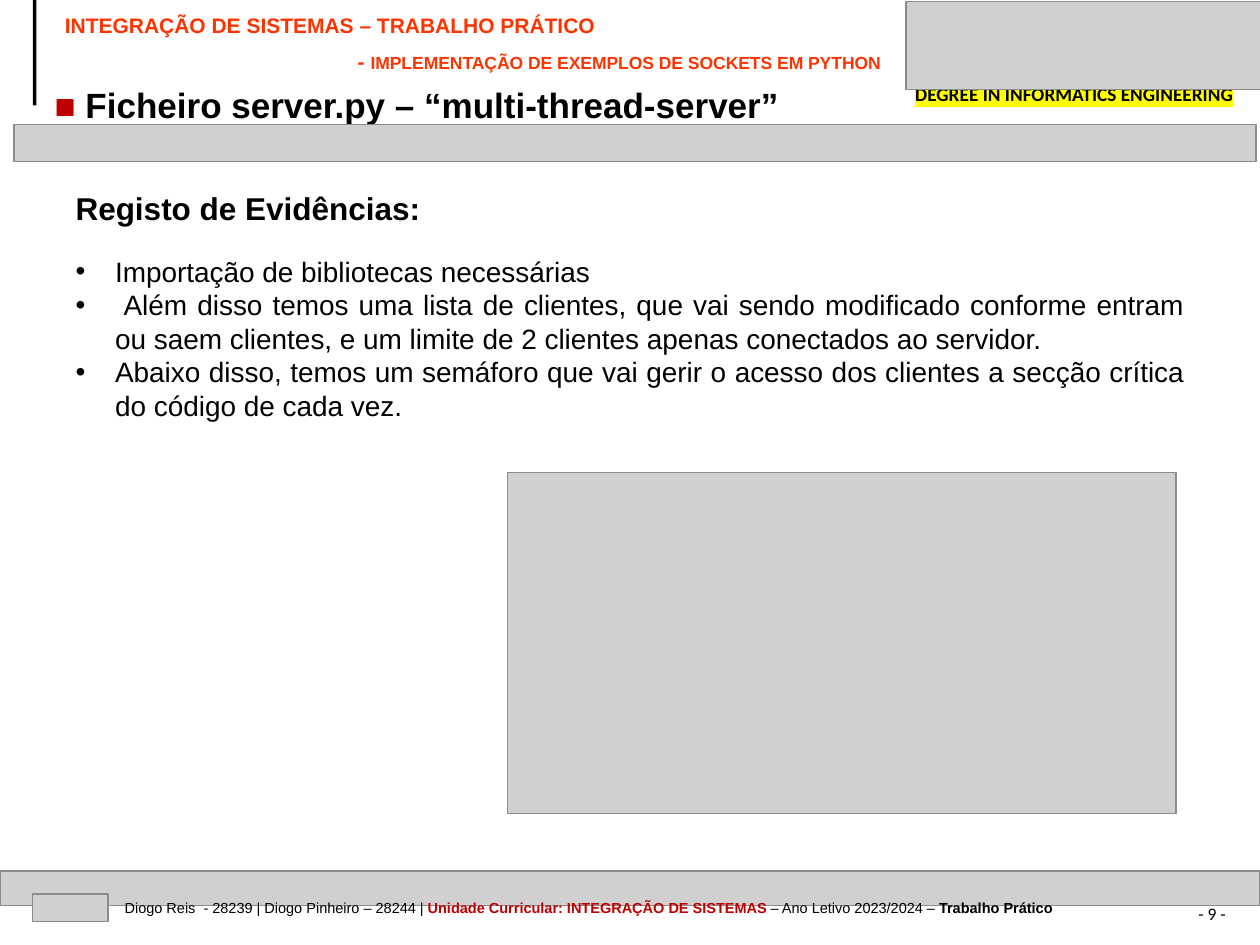
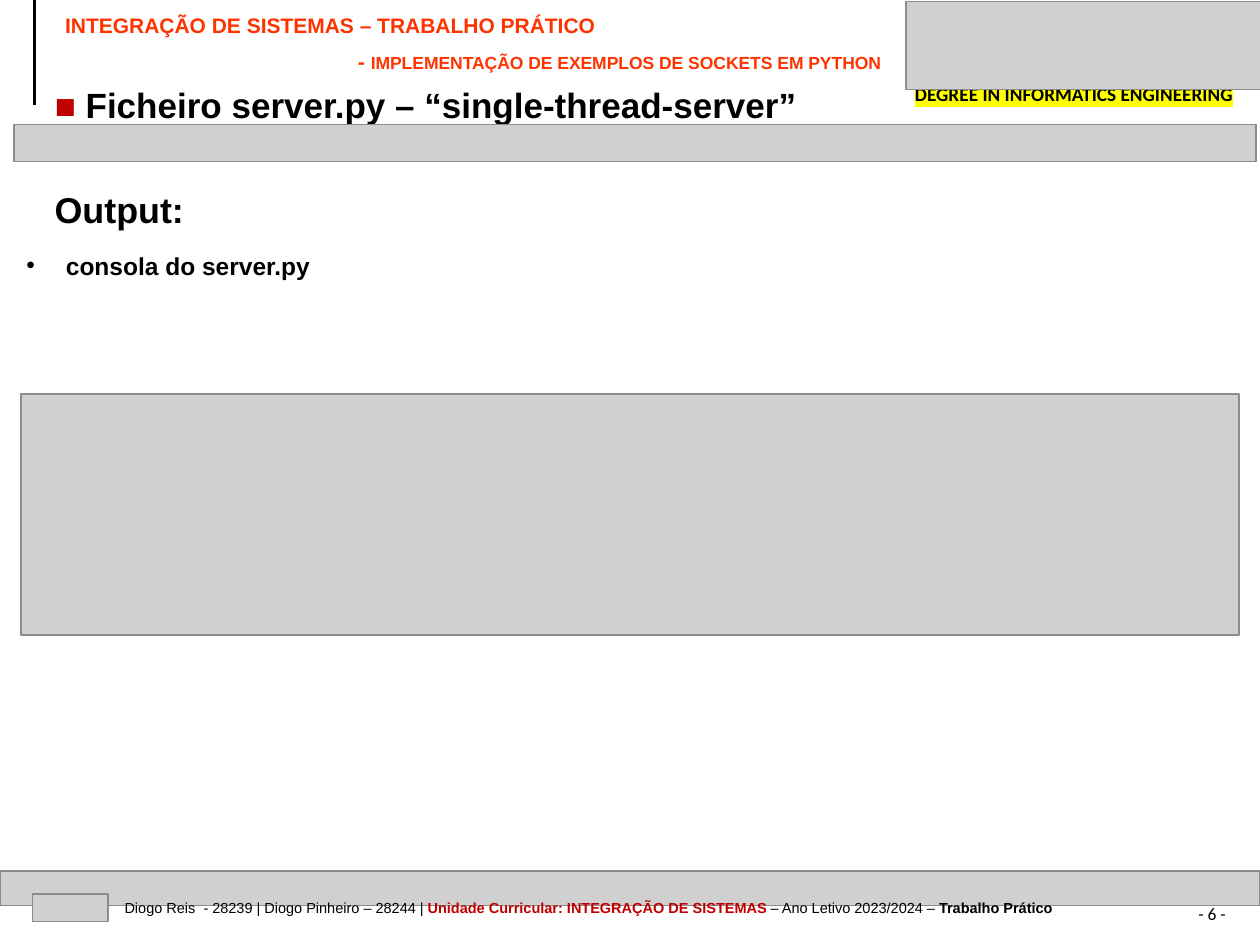
Before and after one commit to devdp11/socket_thread_conn-project, a slide deck: slide 6 of IPVC-EI-TP-SOCKETS-28244-28239.pptx (slide 9 before the commit). Drawn at 1260x945 pixels with LibreOffice and Linux fonts; fonts in the diff are those of the drawing; grey boxes stand for pictures. Boxes give left, top, right and bottom in pixels: in the first picture for what was removed or moved away, otherwise in the second. Text is boxed around its words. In the diff, an @@ line names an element or a change of style, - is before the commit and + after.

```diff
--- a/IPVC-EI-TP-SOCKETS-28244-28239.pptx
+++ b/IPVC-EI-TP-SOCKETS-28244-28239.pptx
@@ text "INTEGRAÇÃO DE SISTEMAS – TRABALHO ..." at (65, 16, 881, 73): less space between paragraphs; more space between paragraphs @@
@@ text at (86, 92, 796, 124): text changed @@
-■ Ficheiro server.py – “multi-thread-server”
+■ Ficheiro server.py – “single-thread-server”
@@ text added at (55, 198, 184, 230), 20.5 pt, text #000000, bold @@
+Output:
@@ text removed at (76, 196, 420, 226) @@
-Registo de Evidências:
@@ text added at (66, 257, 310, 280), 14 pt, text #000000, bold @@
+• consola do server.py
@@ text removed at (115, 261, 1184, 421) @@
-• Importação de bibliotecas necessárias
-• Além disso temos uma lista de clientes, que vai sendo modificado conforme entram ou saem clientes, e um limite de 2 clientes apenas conectados ao servidor.
-• Abaixo disso, temos um semáforo que vai gerir o acesso dos clientes a secção crítica do código de cada vez.
@@ picture added at (21, 394, 1240, 635) @@
@@ picture removed at (508, 472, 1176, 814) @@
@@ page number at (1208, 905, 1217, 920): text changed @@
-- 9 -
+- 6 -
```
Also in this commit, not shown: 16 other slides changed, 3 slides added, 2 other files.
